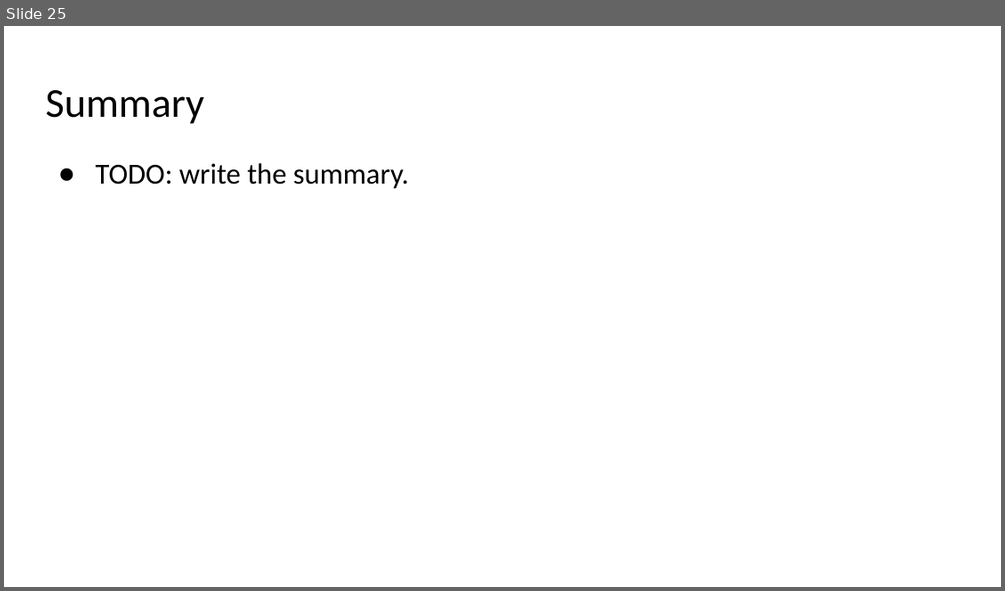
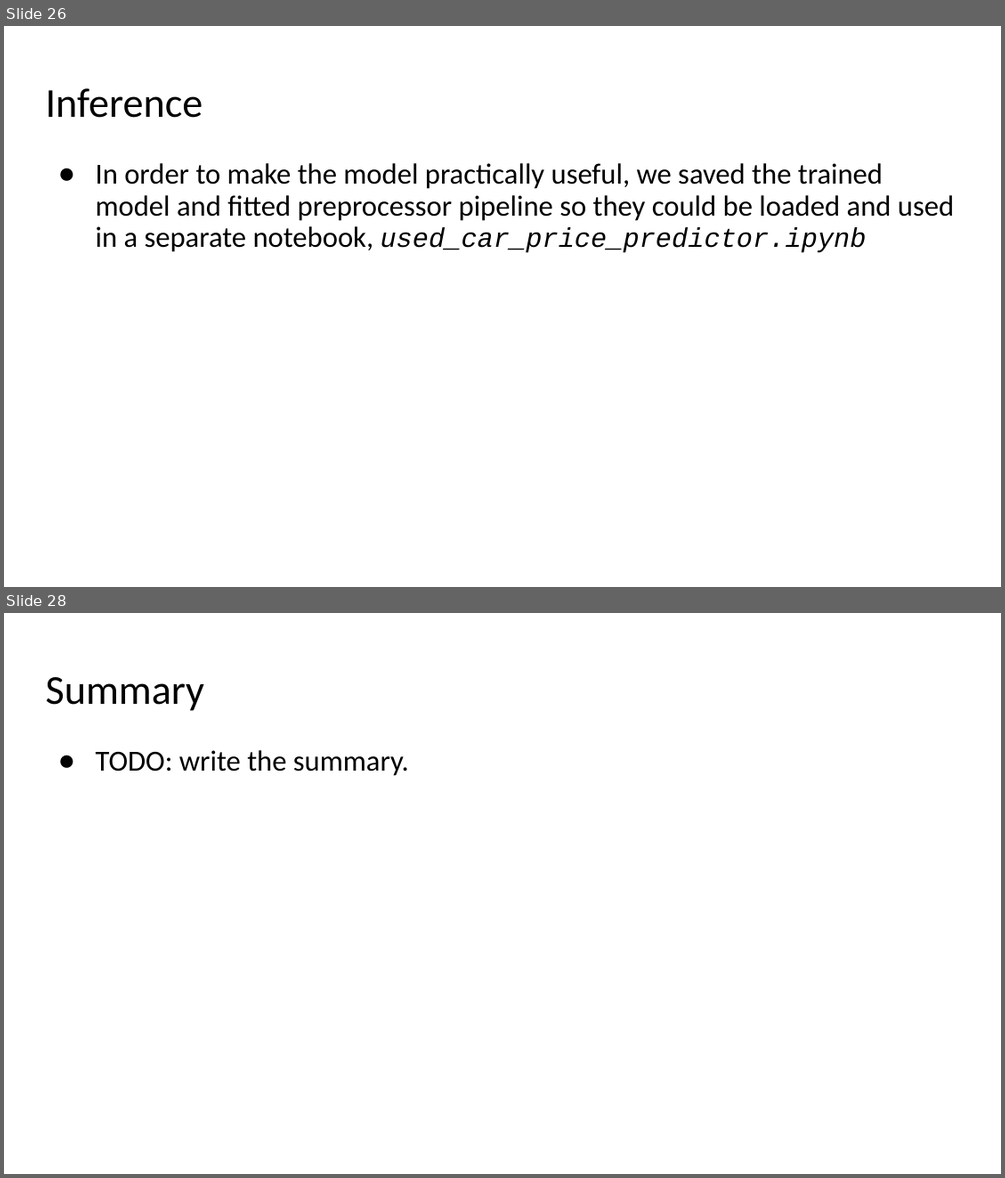
Before and after one commit to ranton256/used_car_sale_price_analysis, a slide deck: DSCI521_rna63_final_project_pres.pptx. Shown one above the other, each under a label of ours: slide 25 before the commit, slides 26 and 28 after it; the slides between them are not shown. The pictures are 1005x591 and 1005x1178 pixels, drawn with LibreOffice and Linux fonts; fonts in the diff are those of the drawing; background and template pictures are left out. Boxes give left, top, right and bottom in pixels: in the first picture for what was removed or moved away, otherwise in the second. Text is boxed around its words. In the diff, an @@ line names an element or a change of style, - is before the commit and + after.

```diff
--- a/DSCI521_rna63_final_project_pres.pptx
+++ b/DSCI521_rna63_final_project_pres.pptx
@@ slide 26 added at <box>4,26,1001,587</box>, background #FFFFFF @@
@@ title added at <box>46,88,203,118</box>, 39.6 pt, text #000000 @@
+Inference
@@ text added at <box>96,163,954,253</box>, 28 pt, text #000000 @@
+● In order to make the model practically useful, we saved the trained model and fitted preprocessor pipeline so they could be loaded and used in a separate notebook, used_car_price_predictor.ipynb
@@ what was slide 25 is now slide 28 @@
```
Also in this commit, not shown: 6 slides changed, 3 other slides added, 1 slide removed, 1 other file.
